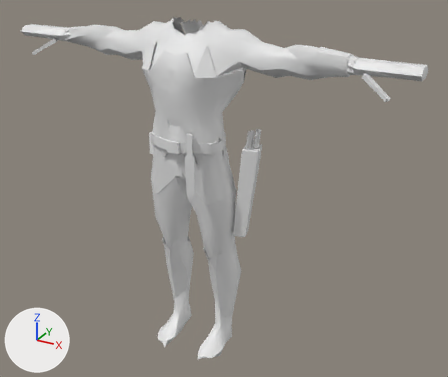
What one commit did to the glTF model assets/characters/wardrobe/archer.glb.
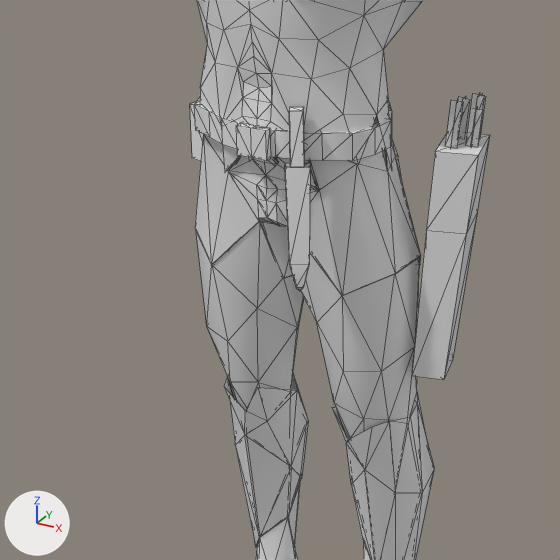
Each version appears first whole from a 50 mm lens placed at (1.371, -2.182, 1.959), pointed at (0.116, 0.099, 0.819), and next in a close-up on the part from 17% to 65% of the width and 25% to 81% of the height. Lighting does not change. The marker at lower left points along +X, +Y and +Z. The older version's two pictures come first. The close-ups show mesh edges as thin lines. Vertices at exactly the same position are counted once.

Names of what the first close-up shows: 'Outfit'.
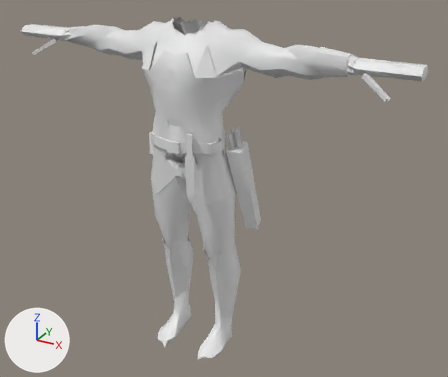
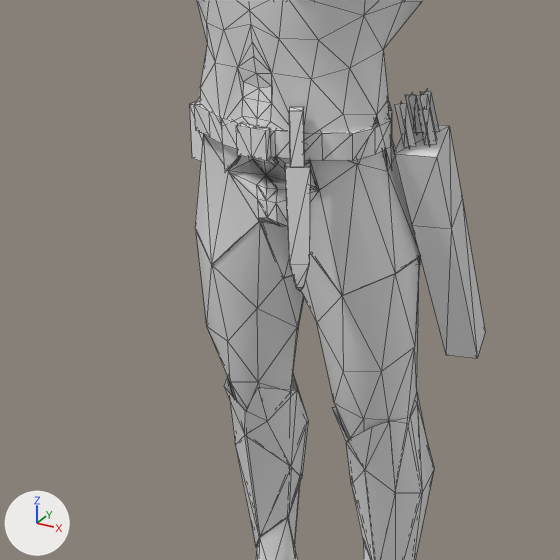
What changed in the scene script:
```text
Change me_outfit:
    used by ob_outfit; location = (0.0, 0.0, 0.0)
    remove me_outfit.from_pydata(...)  # 979 vertices, 1574 faces; spans x -0.95..0.95, y -0.17..0.18, z -0.01..1.57
    add me_outfit.from_pydata(...)  # 979 vertices, 1574 faces; spans x -0.95..0.95, y -0.17..0.2, z -0.01..1.57
    me_outfit part 1: the loose piece of 13 vertices spanning x 0.18..0.31, y 0.02..0.14, z 0.63..1.05 is multiplied about its middle by the matrix ((0.98, 0.0, -0.193), (-0.05, 0.965, -0.253), (0.187, 0.258, 0.947)), then moved by (-0.02, 0.04, 0.01)
    me_outfit part 2: all 40 vertices in x 0.24..0.3, y 0.04..0.12, z 1.05..1.14 are multiplied about their middle by the matrix ((0.983, 0.002, -0.174), (-0.045, 0.967, -0.243), (0.168, 0.247, 0.952)), then moved by (-0.07, -0.03, 0.0)
```

Boxes (x1, y1, x2, y2) around the edits, measured in the close-ups (560 x 560 px; the box of a moved part takes in the faces that stretch with it):
'Outfit', reshaped: before (190, 0, 489, 560); after (190, 0, 485, 560)
part 1 of me_outfit, moved or reshaped: before (412, 133, 489, 380); after (394, 125, 485, 358)
part 2 of me_outfit, moved or reshaped: before (445, 93, 486, 147); after (395, 89, 440, 149)
